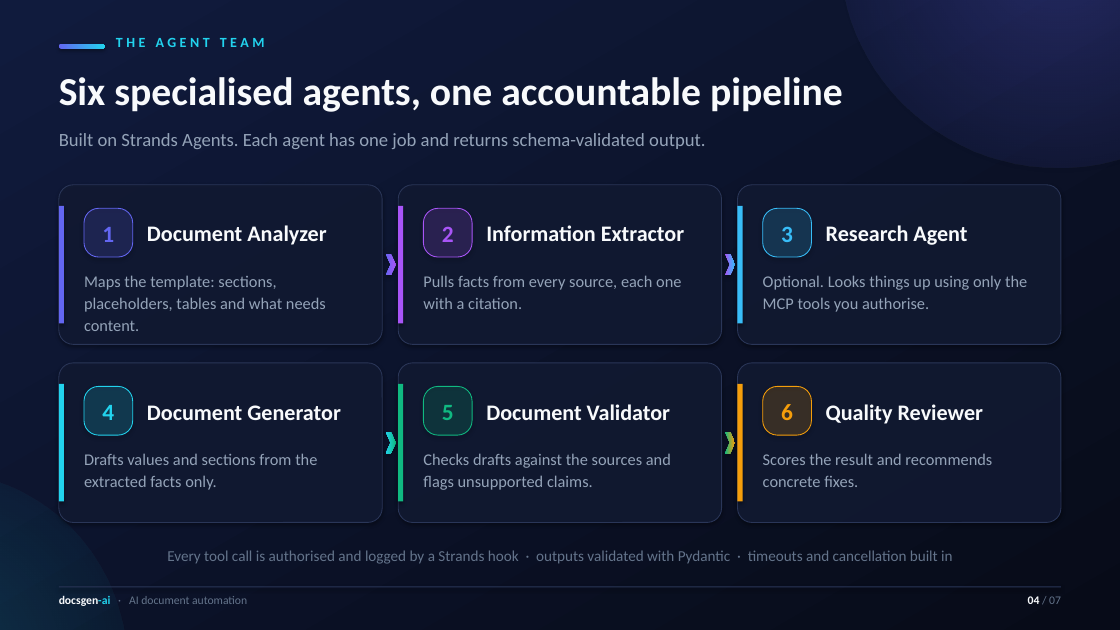
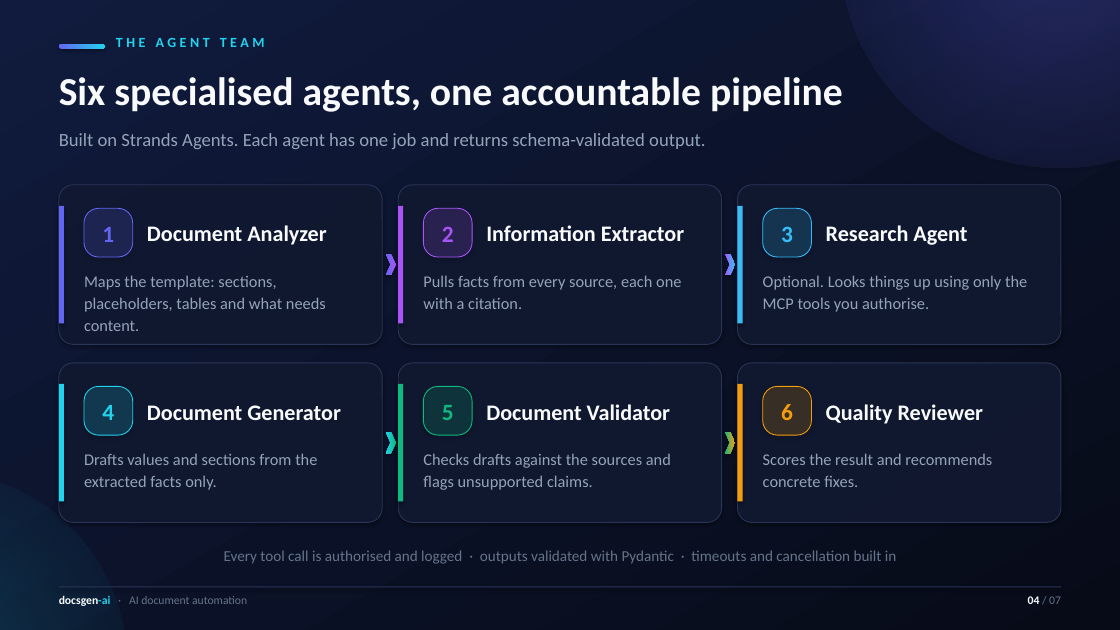
Before and after one commit to gvatsal60/docsgen-ai, a slide deck: slide 4 of docs/docsgen-ai-presentation.pptx. Drawn at 1120x630 pixels with LibreOffice and Linux fonts; fonts in the diff are those of the drawing. Boxes give left, top, right and bottom in pixels: in the first picture for what was removed or moved away, otherwise in the second. Text is boxed around its words. In the diff, an @@ line names an element or a change of style, - is before the commit and + after.

```diff
--- a/docs/docsgen-ai-presentation.pptx
+++ b/docs/docsgen-ai-presentation.pptx
@@ text at (224, 550, 896, 564): text changed @@
-Every tool call is authorised and logged by a Strands hook · outputs validated with Pydantic · timeouts and cancellation built in
+Every tool call is authorised and logged · outputs validated with Pydantic · timeouts and cancellation built in
```
Also in this commit, not shown: 2 other slides changed, 2 slides added, 2 slides removed.
